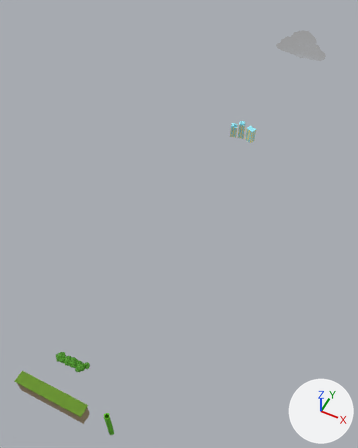
One commit to the FBX model data/Level.fbx: the scene before it, then after it.
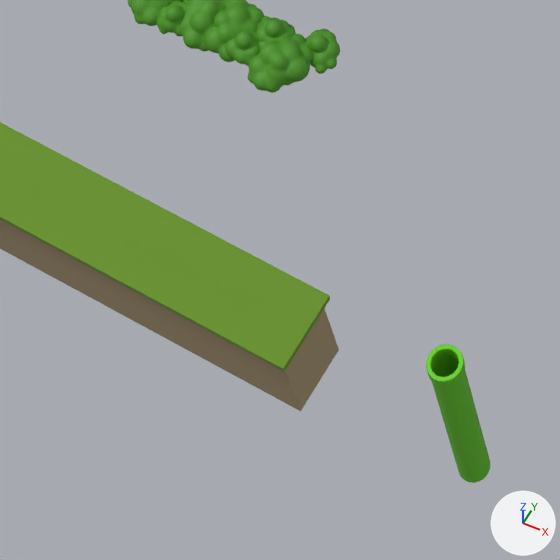
The first picture shows the older version from a camera (50 mm lens) standing at (157.0, -98.0, 362.0) and looking at (-20.0, 256.0, -80.0). The close-ups show both versions on the part from 10% to 35% of the width and 80% to 100% of the height of that picture; other places that the commit changed are outside them. Arrows for +X, +Y and +Z are at lower right; the lights stay in place. Where no turn or scale is listed for an object, it has been applied to the vertices.

Names of what the first close-up shows: 'Floor', 'Pipe', 'Shrub', 'Shrub.002', 'Shrub.005', 'Shrub.006', 'Shrub2', 'Shrub2.001', 'Shrub2.002', 'Shrub2.003'.
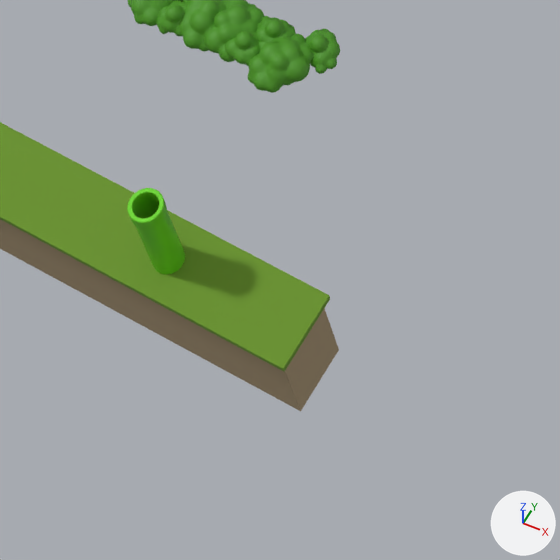
Pixel boxes [x1, y1, x2, y2] of what changed, in the close-ups (560 x 560 px):
'Pipe', moved: before [426, 344, 490, 483]; after [127, 188, 185, 274]

Edits to the bpy script that builds the scene:
```text
Change ob_pipe:
    ob_pipe.location: (50.0, 0.0, 4.0) -> (8.0, 0.0, 4.0)
```
